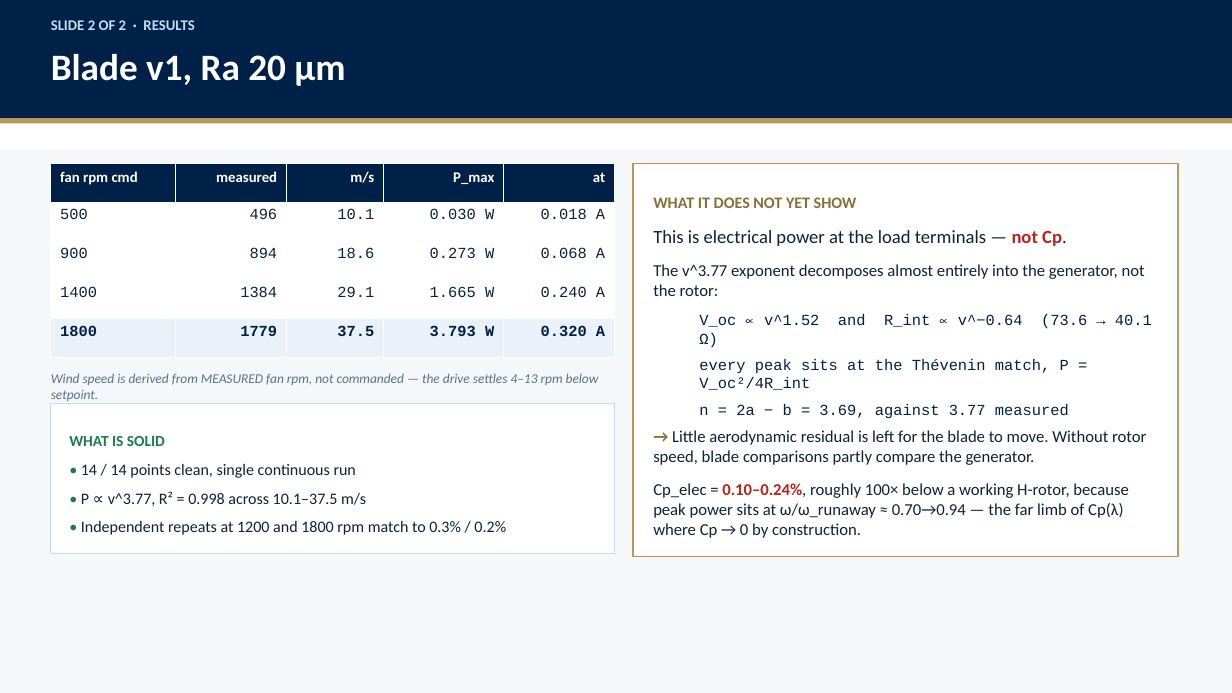
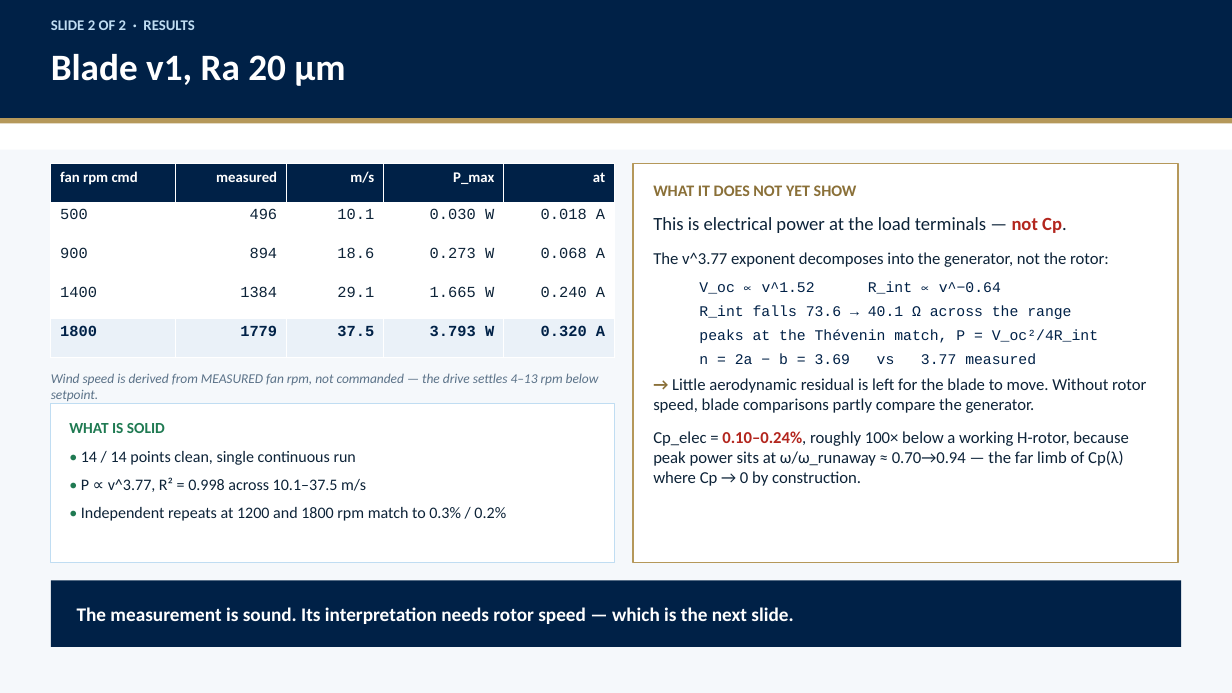
Before and after one commit to stephenseacuello/windtunnel-control, a slide deck: slide 5 of docs/slides/jeong_setup_and_results.pptx. Drawn at 1232x693 pixels with LibreOffice and Linux fonts; fonts in the diff are those of the drawing. Boxes give left, top, right and bottom in pixels: in the first picture for what was removed or moved away, otherwise in the second. Text is boxed around its words. In the diff, an @@ line names an element or a change of style, - is before the commit and + after.

```diff
--- a/docs/slides/jeong_setup_and_results.pptx
+++ b/docs/slides/jeong_setup_and_results.pptx
@@ rectangle "WHAT IT DOES NOT YET ..." at (633, 164, 1178, 563): vertical alignment middle to top @@
@@ rectangle "WHAT IT DOES NOT YET ...": place and size @@
-rectangle "WHAT IT DOES NOT YET ..." at (633, 164, 1178, 556)
+rectangle "WHAT IT DOES NOT YET ..." at (633, 164, 1178, 563)
@@ text in rectangle at (653, 252, 1109, 364): text changed; size 12 to 11.5 pt @@
-The v^3.77 exponent decomposes almost entirely into the generator, not the rotor:
-  V_oc ∝ v^1.52 and R_int ∝ v^−0.64 (73.6 → 40.1 Ω)
-  every peak sits at the Thévenin match, P = V_oc²/4R_int
-  n = 2a − b = 3.69, against 3.77 measured
+The v^3.77 exponent decomposes into the generator, not the rotor:
+  V_oc ∝ v^1.52 R_int ∝ v^−0.64
+  R_int falls 73.6 → 40.1 Ω across the range
+  peaks at the Thévenin match, P = V_oc²/4R_int
+  n = 2a − b = 3.69 vs 3.77 measured
@@ rectangle "WHAT IS SOLID": place and size @@
-rectangle "WHAT IS SOLID" at (51, 404, 615, 554)
+rectangle "WHAT IS SOLID" at (51, 404, 615, 563)
@@ rectangle "WHAT IS SOLID" at (51, 404, 615, 563): vertical alignment middle to top @@
@@ rectangle added at (51, 580, 1181, 647), fill #002147, 15 pt, text #FFFFFF, bold @@
+The measurement is sound. Its interpretation needs rotor speed — which is the next slide.
```
Also in this commit, not shown: 5 other slides changed, 2 other files.
